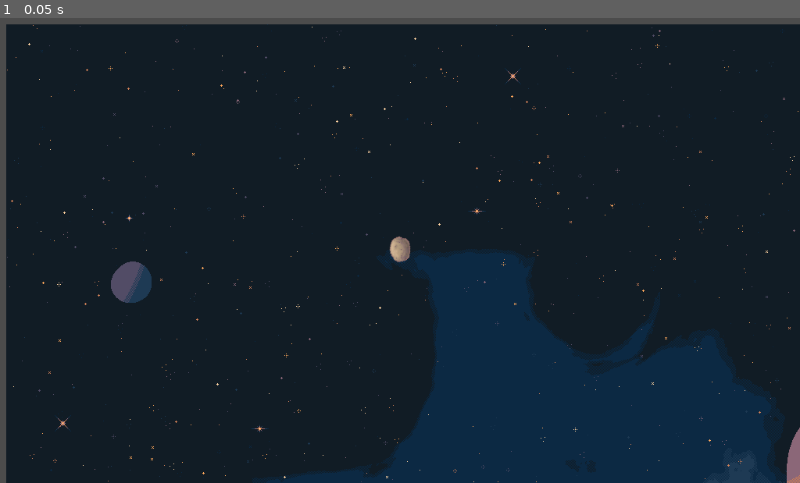
Above: before the commit, frame 1.
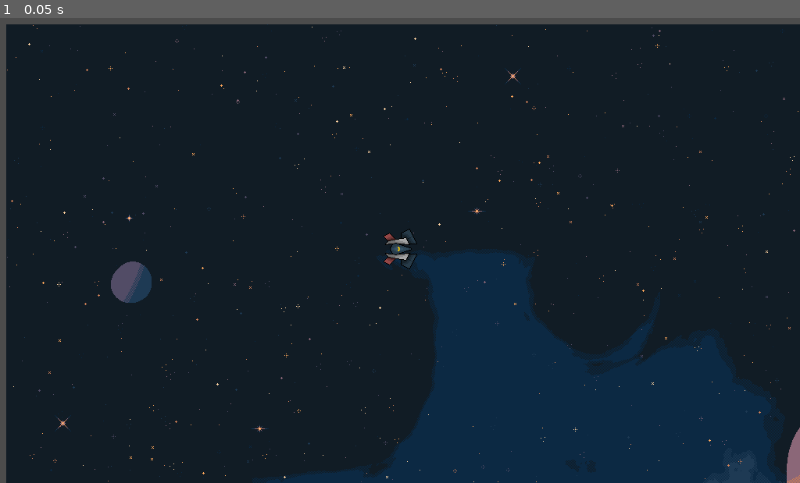
Above: after the commit, the same moment.

Repository: sL0C/LittleSpaceGame
Game: Godot game, scene res://Main.tscn
Two runs of this game, one before a commit and one after it. Both use one fixed random seed, a clock stepped at 60 frames per second and the inputs below.
Inputs:
- Up to frame 1 (0.05 s): no input

The runs differ from the first frame. In frame 1, 0.2% of the frame differs, in the area x 48-53%, y 45-54%.
Error before the commit: Parse Error: At "activate_thrust()" call, argument 1. The passed argument's type (float) doesn't match the function's expected argument type (Vector2).

Commit message:
Added Player movement logic

Diff:
--- a/Main.tscn
+++ b/Main.tscn
@@ -1,7 +1,10 @@
-[gd_scene load_steps=3 format=2]
+[gd_scene load_steps=4 format=2]
 
 [ext_resource path="res://Assets/Space Background.png" type="Texture" id=1]
 [ext_resource path="res://scenes/Player.tscn" type="PackedScene" id=2]
+
+[sub_resource type="RectangleShape2D" id=1]
+extents = Vector2( 1500, 1500 )
 
 [node name="Main" type="Node2D"]
 position = Vector2( 948, 1076 )
@@ -10,24 +13,30 @@
 position = Vector2( 552, 424 )
 texture = ExtResource( 1 )
 
+[node name="Area2D" type="Area2D" parent="Background"]
+
+[node name="CollisionShape2D" type="CollisionShape2D" parent="Background/Area2D"]
+shape = SubResource( 1 )
+
 [node name="Player" parent="." instance=ExtResource( 2 )]
 position = Vector2( -444, -788 )
-mass = null
-direction = null
-walk_strength = null
-run_strength = null
-sneak_strength = null
-turn_speed = null
-health_recovery = null
-health = null
-stamina_recovery = null
-stamina = null
-strain = null
-recovery_cicle = null
-max_speed = null
-max_health = null
-max_stamina = null
-drag_strength = null
-static_friction = null
-kinetic_friction = null
-inertia = null
+mass = 1.0
+rotation_dir = 0.0
+current_dir = Vector2( 0, 0 )
+thrust_strength = 10.0
+run_strength = 25.0
+sneak_strength = 5.0
+turn_strength = 0.005
+health_recovery = 0.5
+health = 100.0
+stamina_recovery = 1.0
+stamina = 100.0
+strain = 0.5
+recovery_cicle = 0.5
+max_speed = 400.0
+max_health = 100.0
+max_stamina = 100.0
+drag_strength = 0.001
+static_friction = 1.0
+kinetic_friction = 4.0
+inertia = 5
--- a/project.godot
+++ b/project.godot
@@ -50,6 +50,11 @@
 "events": [ Object(InputEventKey,"resource_local_to_scene":false,"resource_name":"","device":0,"alt":false,"shift":false,"control":false,"meta":false,"command":false,"pressed":false,"scancode":0,"physical_scancode":68,"unicode":0,"echo":false,"script":null)
  ]
 }
+fire1={
+"deadzone": 0.5,
+"events": [ Object(InputEventMouseButton,"resource_local_to_scene":false,"resource_name":"","device":0,"alt":false,"shift":false,"control":false,"meta":false,"command":false,"button_mask":0,"position":Vector2( 0, 0 ),"global_position":Vector2( 0, 0 ),"factor":1.0,"button_index":1,"pressed":false,"doubleclick":false,"script":null)
+ ]
+}
 
 [physics]
 
--- a/scenes/Player.tscn
+++ b/scenes/Player.tscn
@@ -1,6 +1,6 @@
-[gd_scene load_steps=5 format=2]
+[gd_scene load_steps=6 format=2]
 
-[ext_resource path="res://Assets/Potato.png" type="Texture" id=1]
+[ext_resource path="res://Assets/SpaceshipMegapack_SilverCharcoalRed.png" type="Texture" id=1]
 
 [sub_resource type="GDScript" id=3]
 script/source = "extends Actor
@@ -12,82 +12,48 @@
 const DOWN: = Vector2.DOWN
 
 func _ready():
-	self.add_to_group(\"player\", true)
+	add_to_group(\"Player\", true)
 
 func _physics_process(_delta):
 	if alive:
-		var key_direction:Vector2 = Vector2.ZERO
-		if Input.is_action_just_pressed(\"run\"):
-			start_running()
-		if Input.is_action_just_released(\"run\"):
-			stop_running()
-		if Input.is_action_just_pressed(\"sneak\"):
-			start_sneaking()
-		if Input.is_action_just_released(\"sneak\"):
-			stop_sneaking()
-		if Input.is_action_just_pressed(\"fire2\"):
-			pass
-		if Input.is_action_just_pressed(\"fire1\"):
+
+#		if Input.is_action_just_pressed(\"fire2\"):
+#			pass
+#		if Input.is_action_just_pressed(\"fire1\"):
+#			pass
+
+		if Input.is_action_pressed(\"turn_right\"):
+			turn_right()
+		elif Input.is_action_pressed(\"turn_left\"):
+			turn_left()
+
+		if Input.is_action_pressed(\"move_forward\"):
+			give_thrust()
+		elif Input.is_action_pressed(\"move_backward\"):
 			pass
 
-		if Input.is_action_pressed(\"turn_right\"):
-			direction += 0.1
-		elif Input.is_action_pressed(\"turn_left\"):
-			pass
+		if Input.is_action_just_pressed(\"fire1\"):
+			print(is_on_floor())
 
-		if Input.is_action_pressed(\"move_forward\"):
-			key_direction += UP
-		elif Input.is_action_pressed(\"move_backward\"):
-			key_direction += DOWN
-
-		activate_thrust(direction)
-		look_at(direction)
-
-		if linear_velocity > 10:
-			if running:
-				if linear_velocity > 50:
-					self.strain_stamina(strain)
-					emit_signal('is_running')
-			elif sneaking:
-				if linear_velocity > 20:
-					emit_signal('is_sneaking')
-			elif walking:
-				if linear_velocity > 35:
-					emit_signal('is_walking')
 "
 
 [sub_resource type="CapsuleShape2D" id=2]
-radius = 12.9497
-height = 8.0
+radius = 25.0
+height = 0.0
+
+[sub_resource type="AtlasTexture" id=4]
+flags = 4
+atlas = ExtResource( 1 )
+region = Rect2( 64, 0, 64, 64 )
 
 [sub_resource type="AtlasTexture" id=1]
 flags = 4
-atlas = ExtResource( 1 )
-region = Rect2( 0, 0, 32, 32 )
+atlas = SubResource( 4 )
+region = Rect2( 0, 0, 64, 64 )
 
 [node name="Player" type="KinematicBody2D"]
-rotation = -0.769299
 z_index = 1
 script = SubResource( 3 )
-mass = null
-direction = null
-walk_strength = null
-run_strength = null
-sneak_strength = null
-turn_speed = null
-health_recovery = null
-health = null
-stamina_recovery = null
-stamina = null
-strain = null
-recovery_cicle = null
-max_speed = null
-max_health = null
-max_stamina = null
-drag_strength = null
-static_friction = null
-kinetic_friction = null
-inertia = null
 active_drag = false
 active_friction = false
 
@@ -97,10 +63,10 @@
 current = true
 
 [node name="CollisionShape2D" type="CollisionShape2D" parent="."]
-rotation = 0.744273
 shape = SubResource( 2 )
 
 [node name="Sprite" type="Sprite" parent="."]
+rotation = 1.5708
 texture = SubResource( 1 )
 
 [node name="CollisionPolygon2D" type="CollisionPolygon2D" parent="."]
--- a/src/actor.gd
+++ b/src/actor.gd
@@ -5,12 +5,13 @@
 
 # Member Variables
 export var mass:float = 1
-export var direction:float = 0
+export var rotation_dir:float = .0
+export var current_dir:Vector2 = Vector2.ZERO
 
-export var thrust_strength:float = 15
+export var thrust_strength:float = 10
 export var run_strength:float = 25
 export var sneak_strength:float = 5
-export var turn_speed: float = 5
+export var turn_strength: float = 0.005
 
 export var health_recovery:float = 0.5 	# The amount by which to increase health.
 export var health:float = 100
@@ -19,9 +20,10 @@
 export var strain:float = 0.5 			# The amount by which to decrease stamina while running.
 export var recovery_cicle:float = 0.5
 
-export var max_speed:int = 150
+export var max_speed:float = 400
 export var max_health:float = 100
 export var max_stamina:float = 100
+export var max_turn_speed:float = 0.1
 
 # Physic Forces
 var linear_velocity = 0
@@ -86,8 +88,10 @@
 func _physics_process(delta:float) -> void:
 	if active_friction: apply_friction()
 	if active_drag: apply_drag()
+
 	update()
-	move_and_slide(velocity * delta * 100, Vector2.UP, false, 4, PI/4, false) # Factor 100 for better scaling
+
+	move_and_slide(velocity, Vector2.ZERO, false, 4, PI/4, false)
 	linear_velocity = velocity.length() # Get the linear velocity of the actor
 
 	# Collision rule for RigidBodys2D
@@ -104,23 +108,23 @@
 
 # Apply a force, like wind, friction, drag, gravity, etc.
 func apply_force(force:Vector2) -> void:
-	accleration += force / mass
-
-func apply_torque(force:Vector2) -> void:
-	pass
+	accleration += force / mass # Accleration is equal to the force devided by mass.
 
 #func knock_back(dir:Vector2, knock_strength:float, duration:float) -> void:
 #	tween.interpolate_property(self, "accleration", accleration,  dir * knock_strength, duration, Tween.TRANS_EXPO, Tween.EASE_OUT)
 #	tween.start()
 
-	# VELOCITY & DIRECTION
+# VELOCITY & DIRECTION
 func update() -> void:
+	current_dir = Vector2(cos(rotation), sin(rotation))
+	rotation += clamp(rotation_dir, -max_turn_speed, max_turn_speed)
 	velocity += accleration
+	velocity = velocity.limit_length(max_speed)
 	acc_direction = accleration.normalized()
 	vel_direction = velocity.normalized()
-	accleration *= 0 #Reset accleration.
+	accleration *= 0 # Reset accleration.
 
-	# FRICTION
+# FRICTION
 func calc_friction() -> Vector2:
 	if velocity.length() <= static_friction:
 		return velocity * -1
@@ -166,43 +170,17 @@
 		return v * DIAGONAL_FIX
 	return v
 
-	# WALK
-func start_walking() -> void:
-	walking = true
-	emit_signal("started_walking")
+# Applies thrust to the current direction of the velocity.
+func give_thrust() -> void:
+	apply_force( current_dir * thrust_strength )
 
-func stop_walking() -> void:
-	walking = false
-	emit_signal("stopped_walking")
+func turn_right() -> void:
+	rotation_dir += turn_strength
 
-func activate_thrust(dir:Vector2) -> void:
-	apply_force( dir * thrust_strength )
+func turn_left() -> void:
+	rotation_dir -= turn_strength
 
-	# RUN
-func start_running() -> void:
-	running = true
-	emit_signal("started_running")
-
-func stop_running() -> void:
-	running = false
-	emit_signal("stopped_running")
-
-func run(dir:Vector2) -> void:
-	apply_force( dir * run_strength )
-
-	# SNEAK
-func start_sneaking() -> void:
-	sneaking = true
-	emit_signal("started_sneaking")
-
-func stop_sneaking() -> void:
-	sneaking = false
-	emit_signal("stopped_sneaking")
-
-func sneak(dir:Vector2) -> void:
-	apply_force( dir * sneak_strength )
-
-	# ATTACK
+# ATTACK
 func start_attacking() -> void:
 	attacking = true
 	emit_signal("started_attacking")
@@ -211,7 +189,7 @@
 	attacking = false
 	emit_signal("stopped_attacking")
 
-	# Damaged
+# Applies damage to the actor.
 func set_damage(amount:float) -> void:
 	health -= amount
 	if health <= 0:
